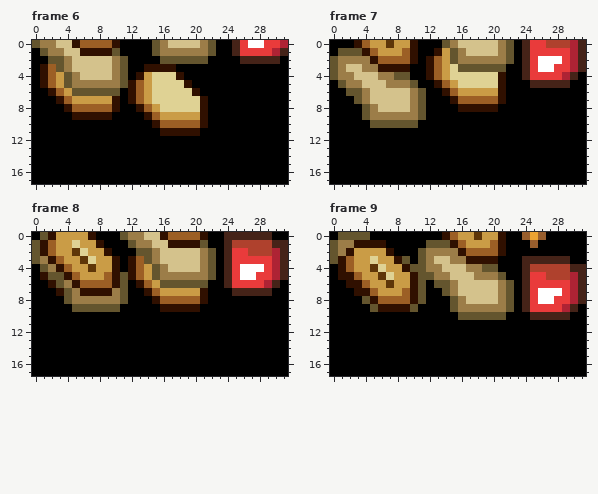
Edited in one commit: pixel-art file (Animations/Menu/Menu.aseprite). The picture above is the old version.
32x18 pixels, 32 frames. Shown: frame 6, frame 7, frame 8, frame 9. The commit also changed other frames, which this record leaves out.
After:
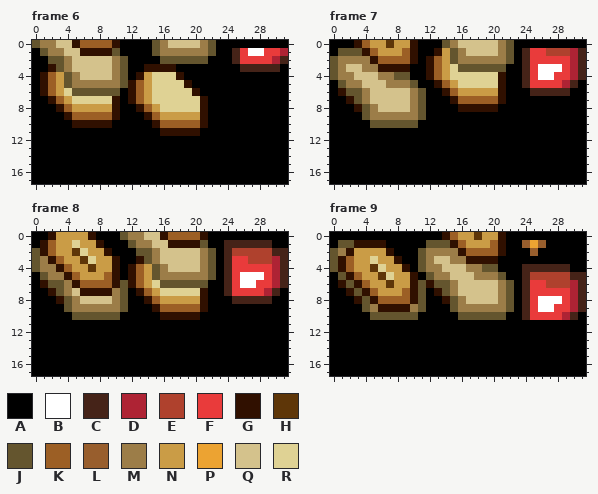
Palette (. is transparent): A #000000  B #ffffff  C #452318  D #ae2334  E #af412d  F #e93b3b  G #301000  H #5e3608  J #64552e  K #9c5f25  L #985e2d  M #9c7d48  N #ca9c46  P #eca332  Q #d4c28c  R #dfd294
The edit:
Changed rows in their new state; - is an unchanged pixel.
Frame 6, layers "Bifana/Pão Baixo #2", "Batata/Pacote Frente Copy":
first column x 1:
 0 ------------------------AAAAAAA
 1 --------------------------BB-FD
 2 ------------------------CFFFFDC
 3 AG-----------------------CCCCC-
 6 GKNR---------------------------
 7 -GKNRRRRR----------------------
 8 --GKNNNNN----------------------
 9 ---GKKKKKG---------------------
10 ----GGGGG----------------------
Frame 7, layers "Bifana/Pão Baixo #2", "Batata/Pacote Frente Copy", "Batata/Pacote Tras":
first column x 1:
 0 -----------------------AAAAAAAA
 1 --------------------------EEE--
 2 -------------------------FFF---
 3 ---------------------------B---
 4 -------------------------BB-FDC
 5 -----------------------CFFFFDC-
 6 G-----------------------CCCCC--
 7 -G-----------------------------
 8 --G----------------------------
Frame 8:
first column x 0:
 0 -A----------------------AAAAAA--
 1 A------------------------CCCCCAA
 2 -------------------------EE---C-
 3 ------------AG-------------EEE--
 4 JM------------------------FFF---
 5 -JMM-------A----------------B---
 6 -GJ---------GKNR----------BB-FDC
 7 --GJMQ-------GKNRRRRR---CFFFFDC-
 8 ---G--QQQQ----GKNNNNN----CCCCC--
 9 ----JMMMMMMJ---GKKKKKG----------
10 -----JJJJJJ-----GGGGG-----------
Frame 9:
first column x 0:
 0 -AAAA-------------------AAA-----
 1 AJJ---------------------LPL-----
 2 -------------------------L------
 3 ---------A--------------AAAAAA--
 4 J---------A--------------CCCCCAA
 5 -J---------A-------------EE---C-
 6 -GJ---------G--------------EEE--
 7 --GJ---------G------------FFF---
 8 ---G----------G-------------B---
 9 ----JM----MJ--------------BB-FDC
10 -----JJJJJJ-------------CFFFFDC-
Where, in picture pixels (left, top, right, bottom), the same in both pictures:
changed: (232, 40, 288, 72)
changed: (40, 64, 120, 128)
changed: (522, 40, 586, 96)
changed: (338, 88, 362, 112)
changed: (32, 232, 288, 320)
changed: (330, 232, 450, 320)
changed: (522, 232, 586, 320)
